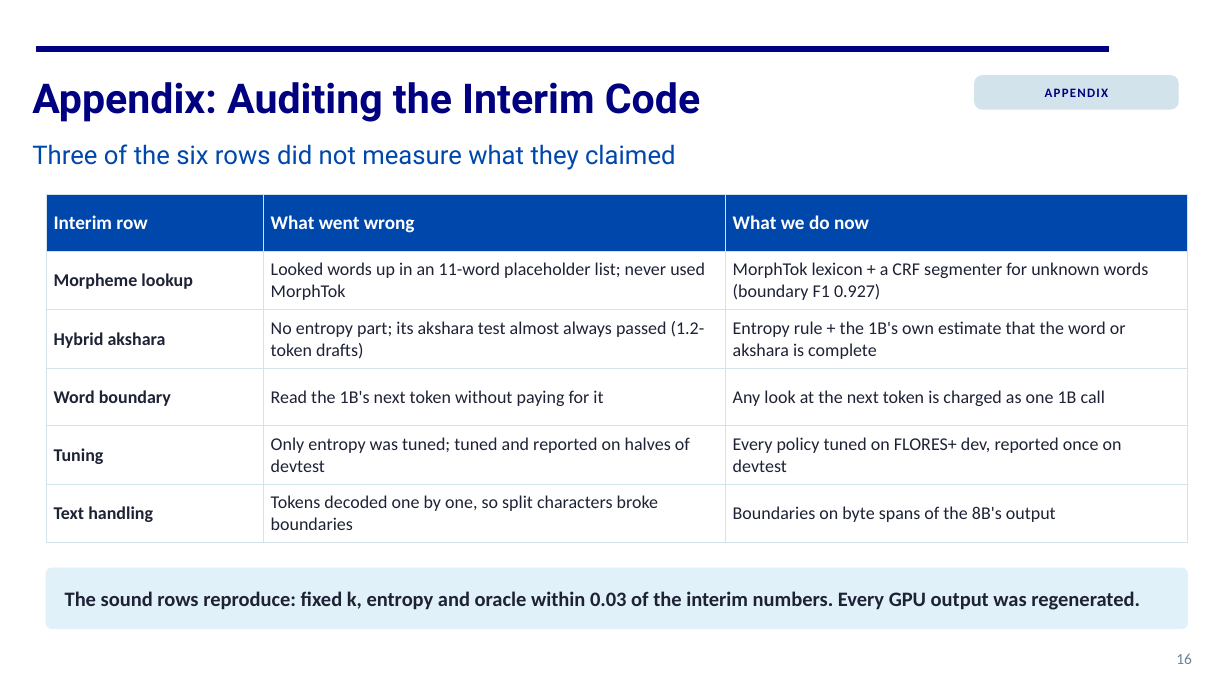
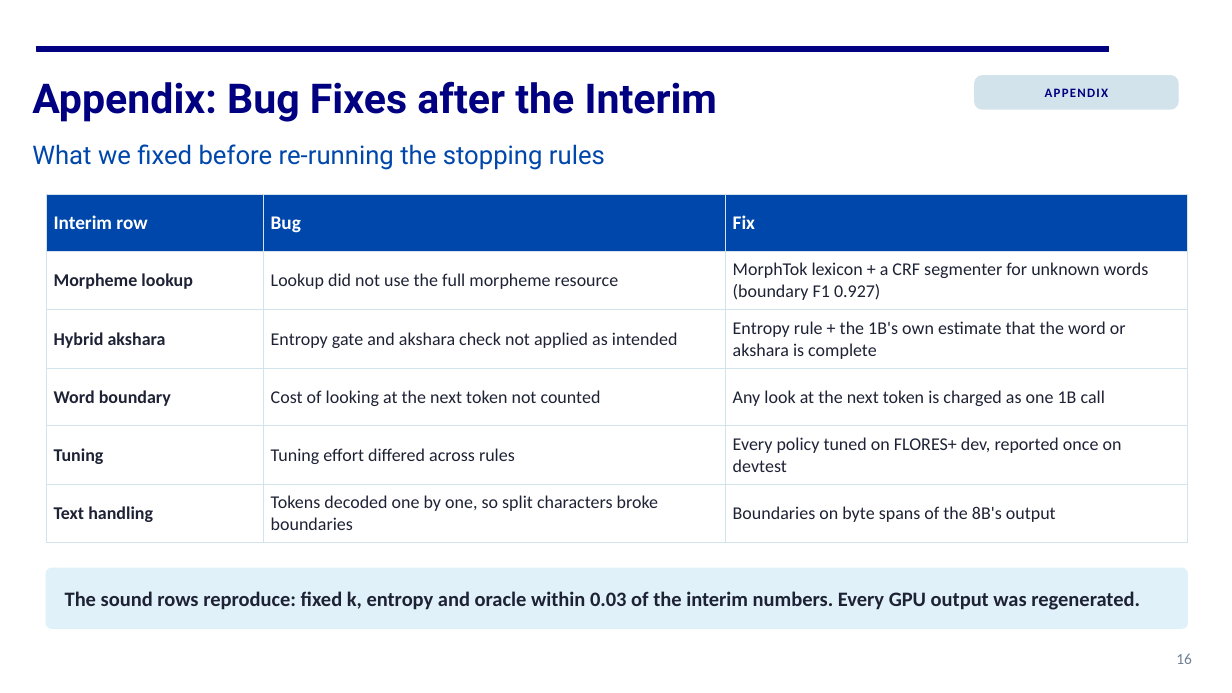
Before and after one commit to https-kanika/Linguistically-guided-MTP, a slide deck: slide 16 of docs/presentation/CS769_final_presentation.pptx. Drawn at 1232x693 pixels with LibreOffice and Linux fonts; fonts in the diff are those of the drawing. Boxes give left, top, right and bottom in pixels: in the first picture for what was removed or moved away, otherwise in the second. Text is boxed around its words. In the diff, an @@ line names an element or a change of style, - is before the commit and + after.

Commit message:
Presentation: include manual edits; describe post-interim work as bug fixes and a re-run

```diff
--- a/docs/presentation/CS769_final_presentation.pptx
+++ b/docs/presentation/CS769_final_presentation.pptx
@@ text at <box>32,81,717,122</box>: text changed @@
-Appendix: Auditing the Interim Code
+Appendix: Bug Fixes after the Interim
@@ text at <box>32,144,605,170</box>: text changed @@
-Three of the six rows did not measure what they claimed
+What we fixed before re-running the stopping rules
@@ table at <box>46,194,1188,541</box> @@
-row 1, column 2: What went wrong
+row 1, column 2: Bug
-row 1, column 3: What we do now
+row 1, column 3: Fix
-row 2, column 2: Looked words up in an 11-word placeholder list; never used MorphTok
+row 2, column 2: Lookup did not use the full morpheme resource
-row 3, column 2: No entropy part; its akshara test almost always passed (1.2-token drafts)
+row 3, column 2: Entropy gate and akshara check not applied as intended
-row 4, column 2: Read the 1B's next token without paying for it
+row 4, column 2: Cost of looking at the next token not counted
-row 5, column 2: Only entropy was tuned; tuned and reported on halves of devtest
+row 5, column 2: Tuning effort differed across rules
```
Also in this commit, not shown: 8 other slides changed, 1 other file.
